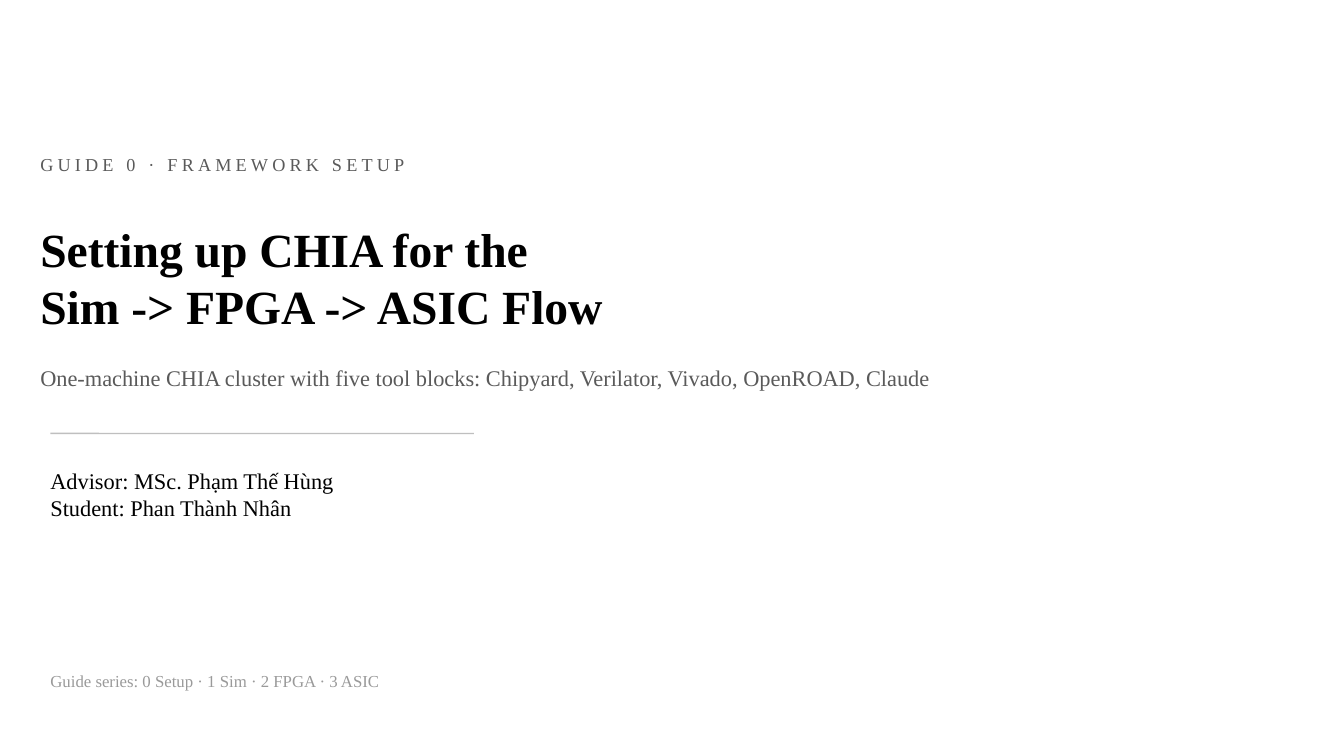
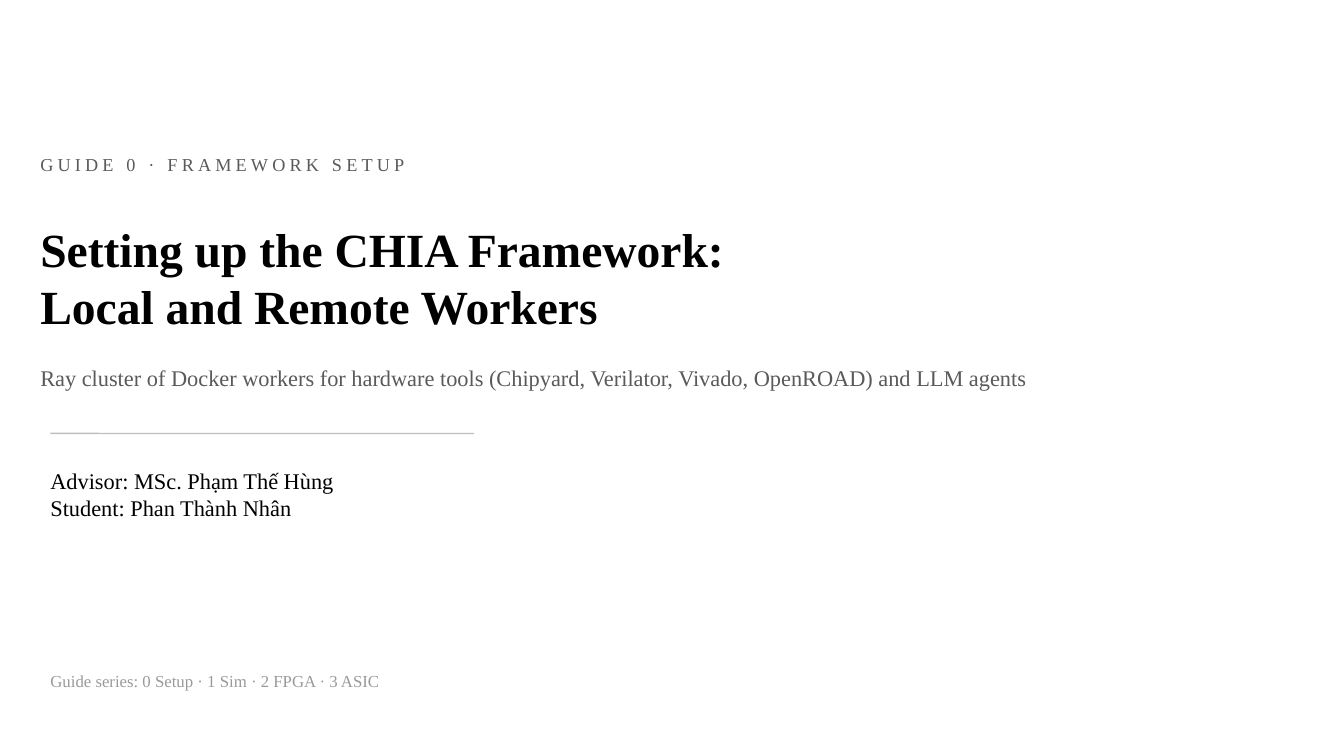
Before and after one commit to chipchip-tech/CHIA-workflow, a slide deck: slide 1 of projects/demo-alu/report/guides/0_Setup.pptx. Drawn at 1344x756 pixels with LibreOffice and Linux fonts; fonts in the diff are those of the drawing. Boxes give left, top, right and bottom in pixels: in the first picture for what was removed or moved away, otherwise in the second. Text is boxed around its words. In the diff, an @@ line names an element or a change of style, - is before the commit and + after.

```diff
--- a/projects/demo-alu/report/guides/0_Setup.pptx
+++ b/projects/demo-alu/report/guides/0_Setup.pptx
@@ text at (x1=40, y1=234, x2=724, y2=325): text changed @@
-Setting up CHIA for the
-Sim -> FPGA -> ASIC Flow
+Setting up the CHIA Framework:
+Local and Remote Workers
@@ text at (x1=40, y1=370, x2=1026, y2=391): text changed @@
-One-machine CHIA cluster with five tool blocks: Chipyard, Verilator, Vivado, OpenROAD, Claude
+Ray cluster of Docker workers for hardware tools (Chipyard, Verilator, Vivado, OpenROAD) and LLM agents
```
Also in this commit, not shown: 6 other slides changed, 6 slides added, 4 slides removed, 4 other files.
